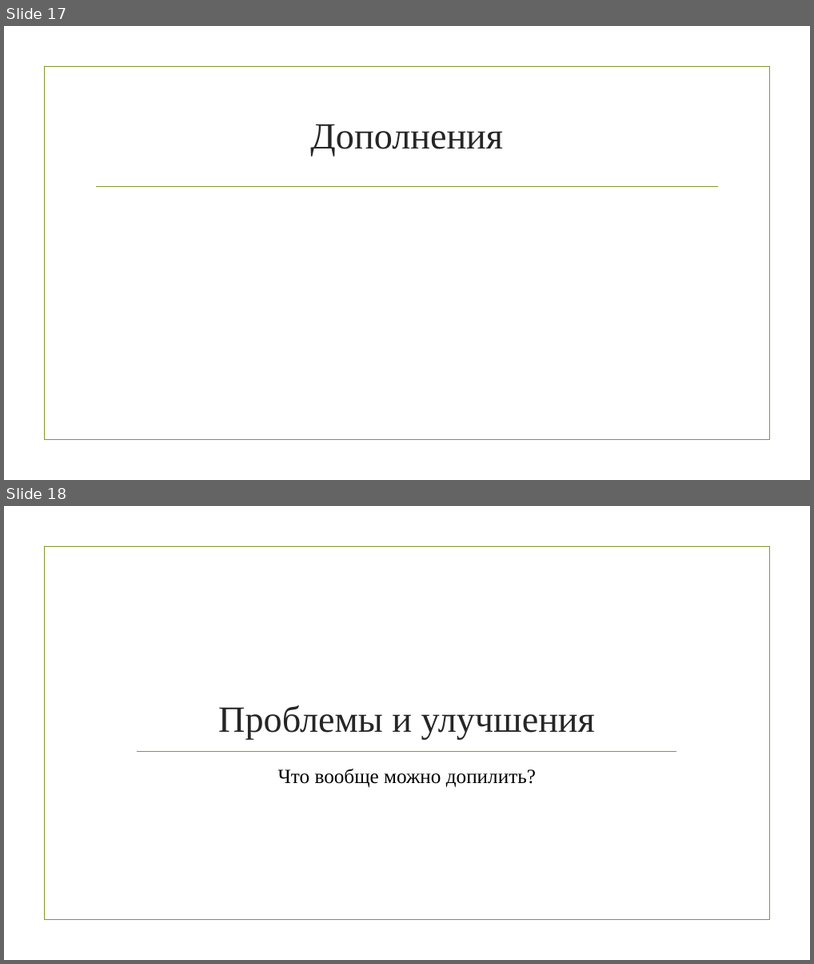
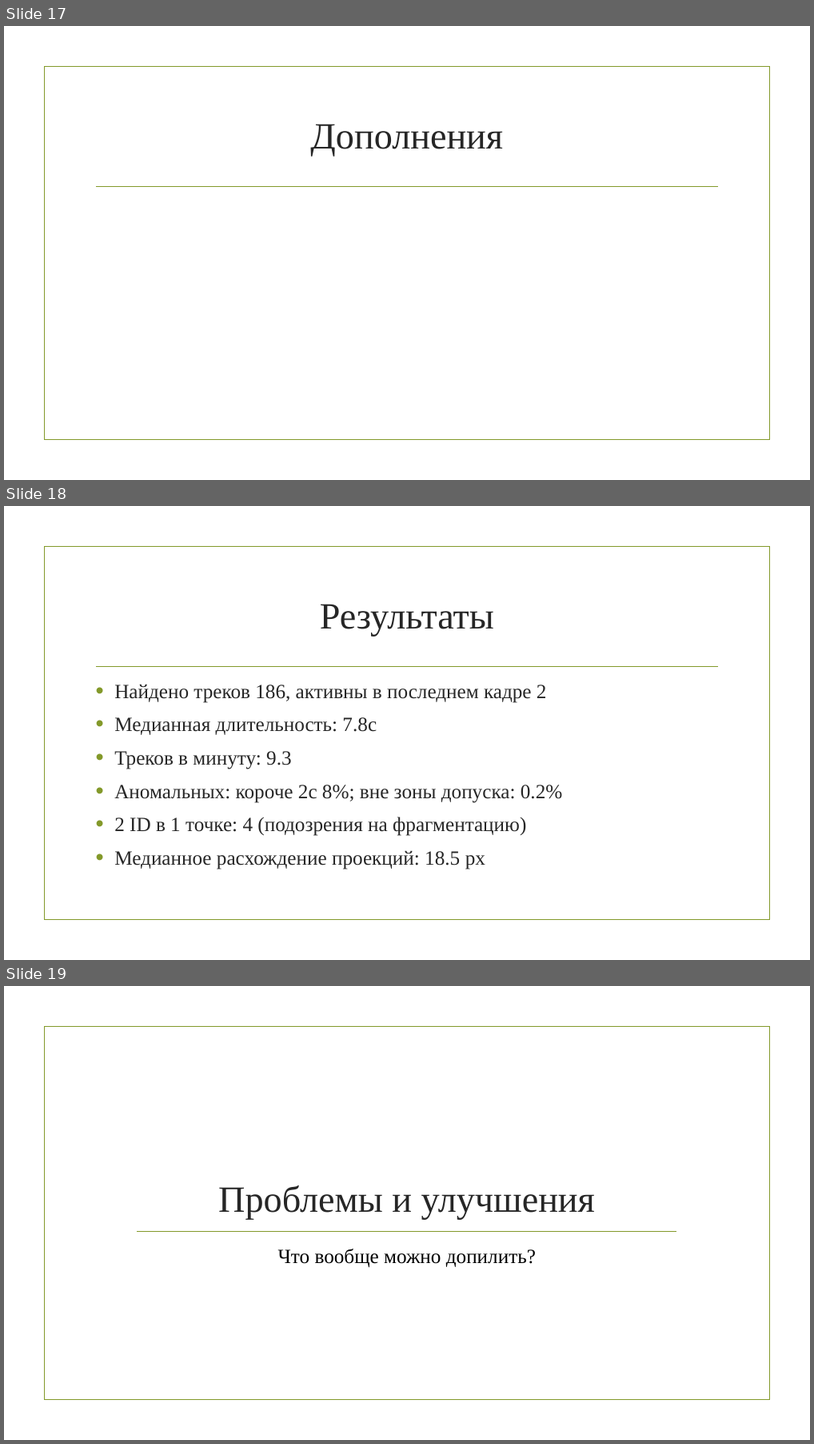
Before and after one commit to Byte-tern/nuha, a slide deck: presentation/Межкамерный трекинг.pptx. Shown one above the other, each under a label of ours: slides 17 and 18 before the commit, slides 17, 18 and 19 after it. The pictures are 814x964 and 814x1444 pixels, drawn with LibreOffice and Linux fonts; fonts in the diff are those of the drawing; background and template pictures are left out. Boxes give left, top, right and bottom in pixels: in the first picture for what was removed or moved away, otherwise in the second. Text is boxed around its words. In the diff, an @@ line names an element or a change of style, - is before the commit and + after.

```diff
--- a/presentation/Межкамерный трекинг.pptx
+++ b/presentation/Межкамерный трекинг.pptx
@@ slide 18 added at (4, 506, 810, 960), background picture (left out); not listed: 2 template elements that a slide beside it also shows @@
@@ title added at (320, 604, 494, 636), 44 pt, text #262626 @@
+Результаты
@@ text added at (114, 684, 563, 869), 24 pt, text #262626 @@
+• Найдено треков 186, активны в последнем кадре 2
+• Медианная длительность: 7.8с
+• Треков в минуту: 9.3
+• Аномальных: короче 2с 8%; вне зоны допуска: 0.2%
+• 2 ID в 1 точке: 4 (подозрения на фрагментацию)
+• Медианное расхождение проекций: 18.5 px
@@ what was slide 18 is now slide 19 @@
```
Also in this commit, not shown: 1 other file.
